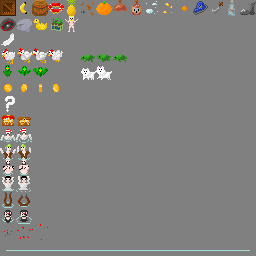
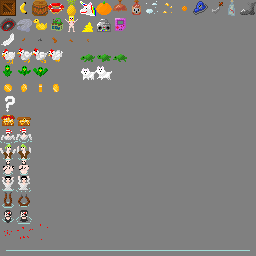
Layered file, before and after one edit (256x256). Changes by layer:
added layer "gameboy" above "radio" over left=115, top=18, right=126, bottom=31
added layer "radio" above "goldpoop" over left=97, top=19, right=111, bottom=32
added layer "goldpoop" above "cat_anim_1_grp" over left=82, top=22, right=93, bottom=32
painted on "seeman_anim_2" (1st of 6, in "seeman_anim_6") over left=0, top=139, right=16, bottom=142
painted on "seeman_anim_1" (1st of 6, in "seeman_anim_6") over left=0, top=141, right=16, bottom=144
added layer "destroyed_3" above "destroyed_2" over left=52, top=37, right=57, bottom=43
painted on "destroyed_1" over left=22, top=2, right=94, bottom=41
added layer "unicorn" above "pineapple" over left=80, top=1, right=96, bottom=16
